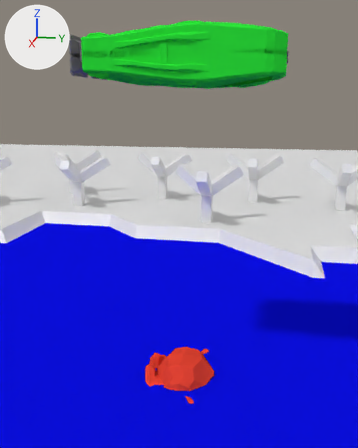
One commit to the Blender file 04 Shots/mz-see-shot3.blend: the scene before it, then after it.
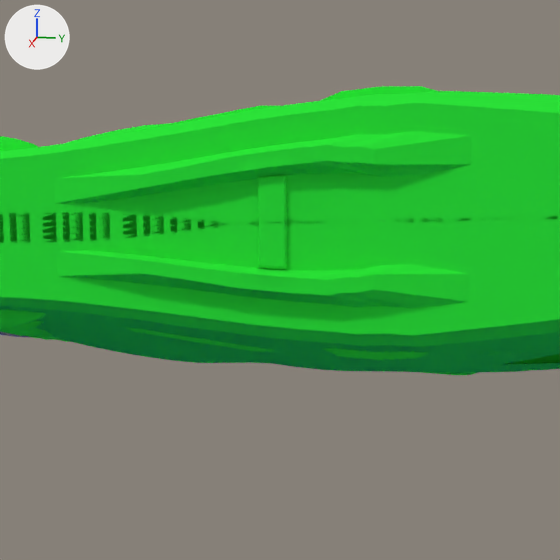
There are two pictures of each version: one from a camera (50 mm lens) standing at (7.73, 2.14, 2.7) and looking at (3.33, 1.26, 1.6), one close up on the part from 28% to 65% of the width and 0% to 30% of the height. The lights are fixed; the arrows at upper left show +X, +Y and +Z. The close-ups show mesh edges as thin lines.

The first close-up shows 'schiff'.
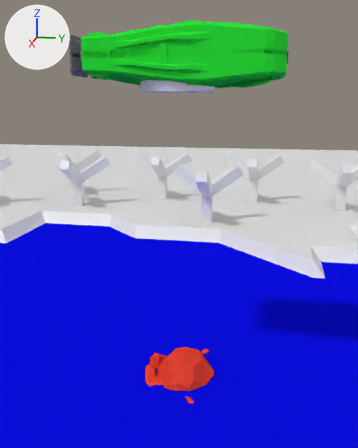
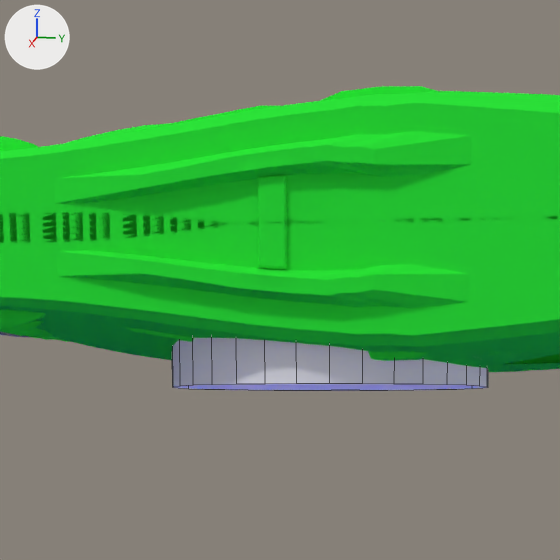
Commit message: Beamstrahl in alle shots eingefügt

Boxes [x1, y1, x2, y2] around the edits, measured in the close-ups (560 x 560 px):
'beamstrahl', reshaped, recoloured, moved, rescaled (not visible before)
    after: [172, 338, 488, 390]

What changed in the scene script:
```text
Change mat_material_004:
    mat_material_004: diffuse_material('Material.004') -> principled_material('Material.004')
    mat_material_004.base_color: (0.663, 0.8, 0.54) -> (0.8, 0.8, 0.8)  # green #d5e7c2 -> white #e7e7e7
Add me_cylinder_001:
    me_cylinder_001.from_pydata(...)  # a 32-sided cylinder along z spanning x -1.0..1.0, y -1.0..1.0, z -1.0..1.0
    me_cylinder_001.materials.append(mat_material_004)  # white #e7e7e7
Change col_beamstrahl:
    remove col_beamstrahl.objects.link(ob_plane_002)
    add col_beamstrahl.objects.link(ob_laser)
Change ob_beamstrahl:
    ob_beamstrahl.location: (2.984, 1.172, 3.01) -> (2.984, 1.172, 3.05)
    ob_beamstrahl.scale: (1.71, 1.71, 0.612) -> (0.35, 0.35, 0.1)
Remove ob_plane_002:
    ob_plane_002 = bpy.data.objects.new('Plane.002', me_plane)
    ob_plane_002.location = (0.0, 0.0, 0.0)
    ob_plane_002.rotation_euler = (1.571, 0.0, 0.0)  # degrees (90, 0, 0)
    ob_plane_002.scale = (0.25, 0.1, 1.0)
Add ob_laser:
    ob_laser = bpy.data.objects.new('Laser', me_cylinder_001)
    ob_laser.location = (0.0, 0.0, 0.0)
    ob_laser.scale = (1.0, 1.0, 2.5)
```
